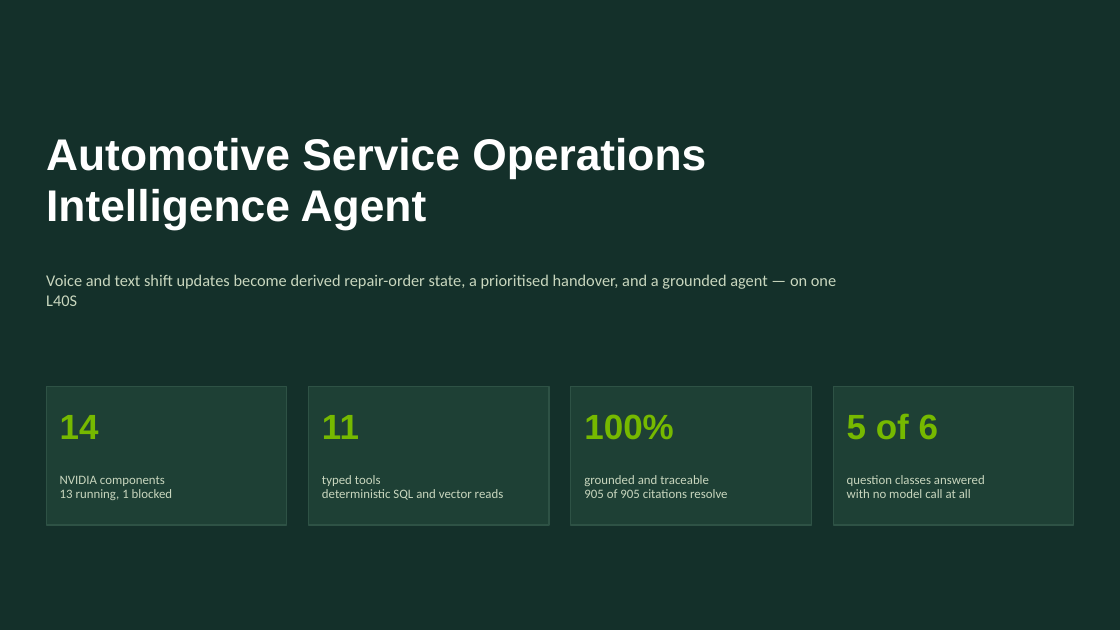
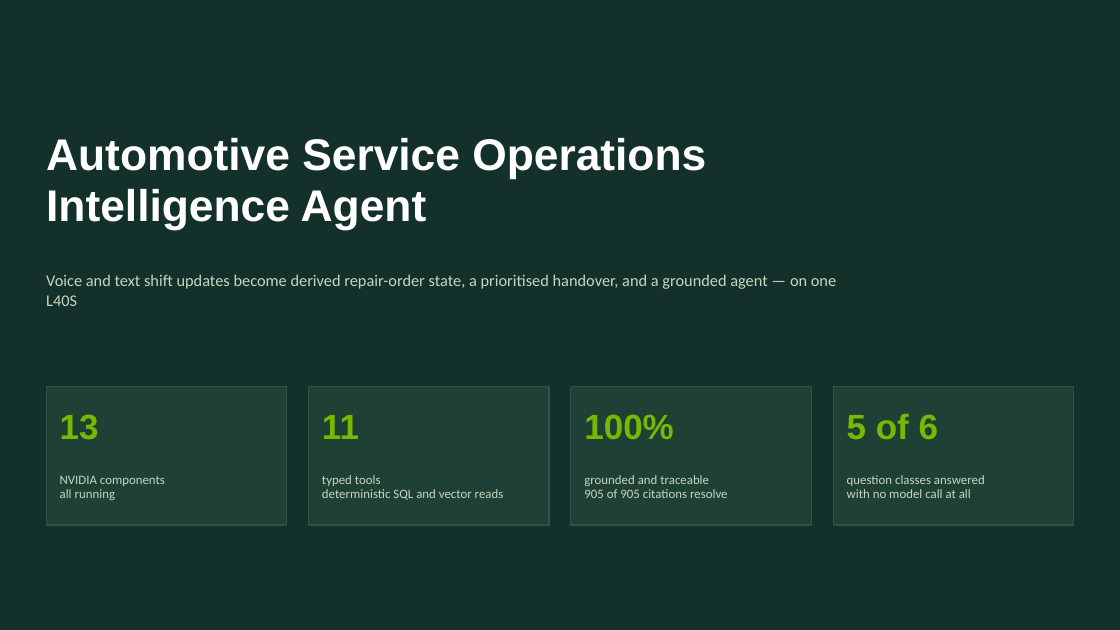
Before and after one commit to RaunakDasgupta/automotive-service-agent, a slide deck: slide 1 of docs/architecture-deck.pptx. Drawn at 1120x630 pixels with LibreOffice and Linux fonts; fonts in the diff are those of the drawing. Boxes give left, top, right and bottom in pixels: in the first picture for what was removed or moved away, otherwise in the second. Text is boxed around its words. In the diff, an @@ line names an element or a change of style, - is before the commit and + after.

Commit message:
README, architecture deck and diagram: thirteen NVIDIA components, all running; NemoClaw / OpenShell blocked component removed (generators edited, deck and diagram regenerated)

```diff
--- a/docs/architecture-deck.pptx
+++ b/docs/architecture-deck.pptx
@@ text at bbox=[60, 414, 99, 440]: text changed @@
-14
+13
@@ text at bbox=[60, 489, 115, 500]: text changed @@
-13 running, 1 blocked
+all running
```
Also in this commit, not shown: 2 other slides changed, 4 other files.
